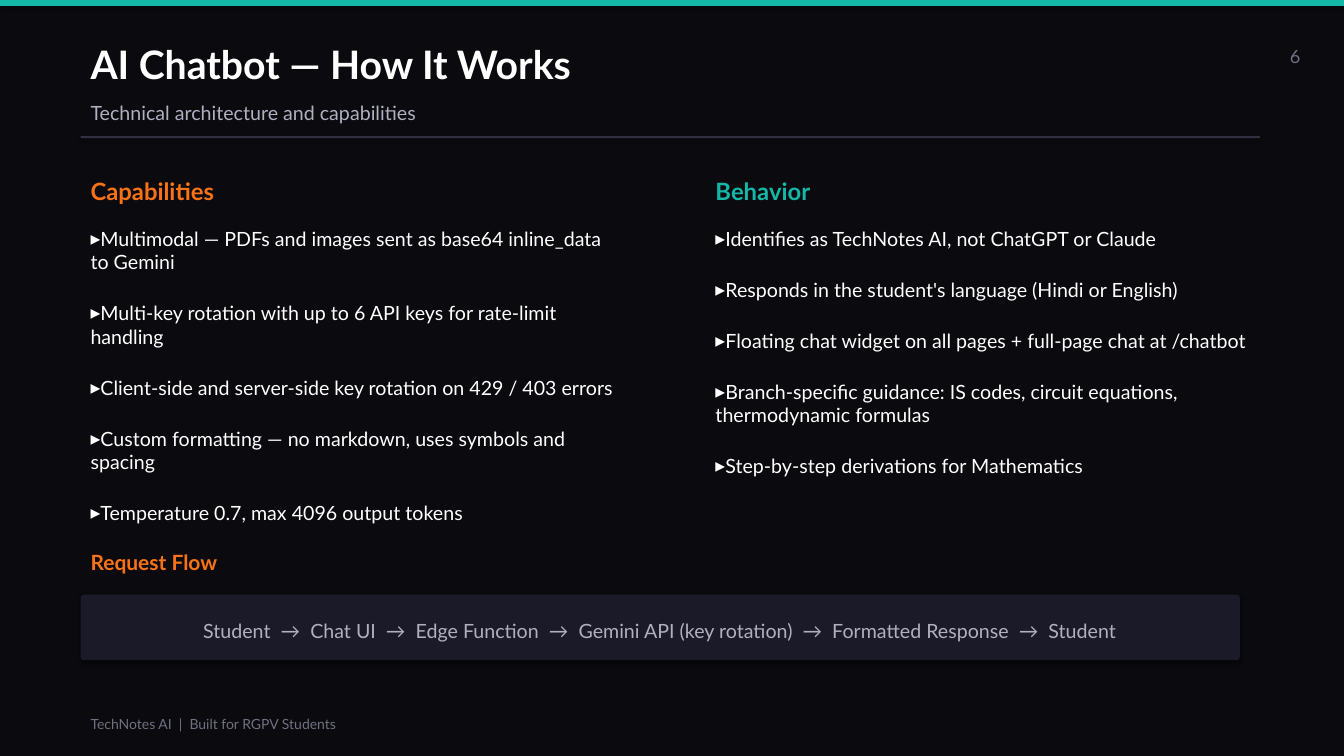
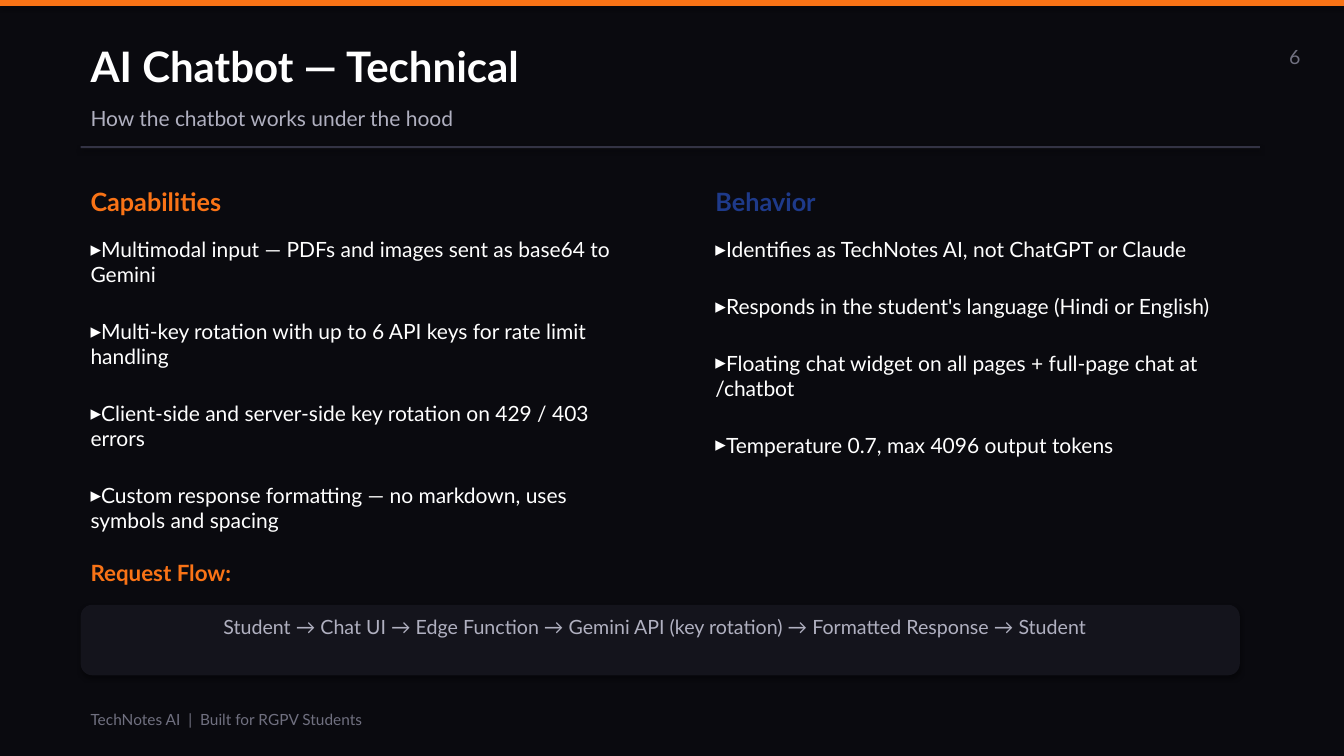
Before and after one commit to Dhruvtiwari059/tecgnotes, a slide deck: slide 6 of TechNotes_AI_Presentation.pptx. Drawn at 1344x756 pixels with LibreOffice and Linux fonts; fonts in the diff are those of the drawing. Boxes give left, top, right and bottom in pixels: in the first picture for what was removed or moved away, otherwise in the second. Text is boxed around its words. In the diff, an @@ line names an element or a change of style, - is before the commit and + after.

```diff
--- a/TechNotes_AI_Presentation.pptx
+++ b/TechNotes_AI_Presentation.pptx
@@ rectangle at <box>0,0,1344,6</box>: fill #14B8A6 to #F97316 @@
@@ text at <box>91,50,519,83</box>: text changed; size 28 to 30 pt @@
-AI Chatbot — How It Works
+AI Chatbot — Technical
@@ text at <box>91,110,453,126</box>: text changed; size 14 to 15 pt @@
-Technical architecture and capabilities
+How the chatbot works under the hood
@@ 4 texts, 1 rectangle: place and size @@
-4 texts, 1 rectangle at <box>81,136,1260,524</box>
+4 texts, 1 rectangle at <box>81,146,1260,532</box>
@@ rectangle at <box>81,146,1260,148</box>: fill #303040 to #333344 @@
@@ text "Capabilities" at <box>91,192,222,216</box>: size 17 to 18 pt @@
@@ text "Behavior" at <box>715,192,815,211</box>: size 17 to 18 pt, text colour #14B8A6 to #1E3A8A @@
@@ text at <box>91,241,609,368</box>: text changed; size 14 to 15 pt @@
-▸ Multimodal — PDFs and images sent as base64 inline_data to Gemini
-▸ Multi-key rotation with up to 6 API keys for rate-limit handling
+▸ Multimodal input — PDFs and images sent as base64 to Gemini
+▸ Multi-key rotation with up to 6 API keys for rate limit handling
@@ text at <box>715,241,1209,397</box>: size 14 to 15 pt in "Identifies as TechNotes AI, not ChatGPT or ...", "Responds in the student's language (Hindi or ...", "Floating chat widget on all pages + ..."; more space between paragraphs @@
@@ text at <box>91,405,588,446</box>: size 14 to 15 pt in "Client-side and server-side key rotation on 429 ..."; more space between paragraphs @@
@@ text at <box>726,437,1113,457</box>: text changed; size 14 to 15 pt @@
-▸ Branch-specific guidance: IS codes, circuit equations, thermodynamic formulas
-▸ Step-by-step derivations for Mathematics
+▸ Temperature 0.7, max 4096 output tokens
@@ text at <box>91,487,567,532</box>: text changed; size 14 to 15 pt @@
-▸ Custom formatting — no markdown, uses symbols and spacing
-▸ Temperature 0.7, max 4096 output tokens
+▸ Custom response formatting — no markdown, uses symbols and spacing
@@ text at <box>91,564,231,585</box>: text changed; size 15 to 16 pt @@
-Request Flow
+Request Flow:
@@ rounded rectangle added at <box>81,605,1240,676</box>, fill #14141C @@
@@ text "Student → Chat UI → ...": place and size @@
-text "Student → Chat UI → ..." at <box>81,595,1240,660</box>
+text "Student → Chat UI → ..." at <box>223,619,1086,638</box>
@@ text "Student → Chat UI → ..." at <box>223,619,1086,638</box>: vertical alignment middle to top; fill #1A1A28 to none; shadow off @@
@@ text "TechNotes AI | Built for ..." at <box>91,714,362,725</box>: size 10 to 11 pt @@
```
Also in this commit, not shown: 16 other slides changed, 1 slide added, 1 slide removed, 1 other file.
